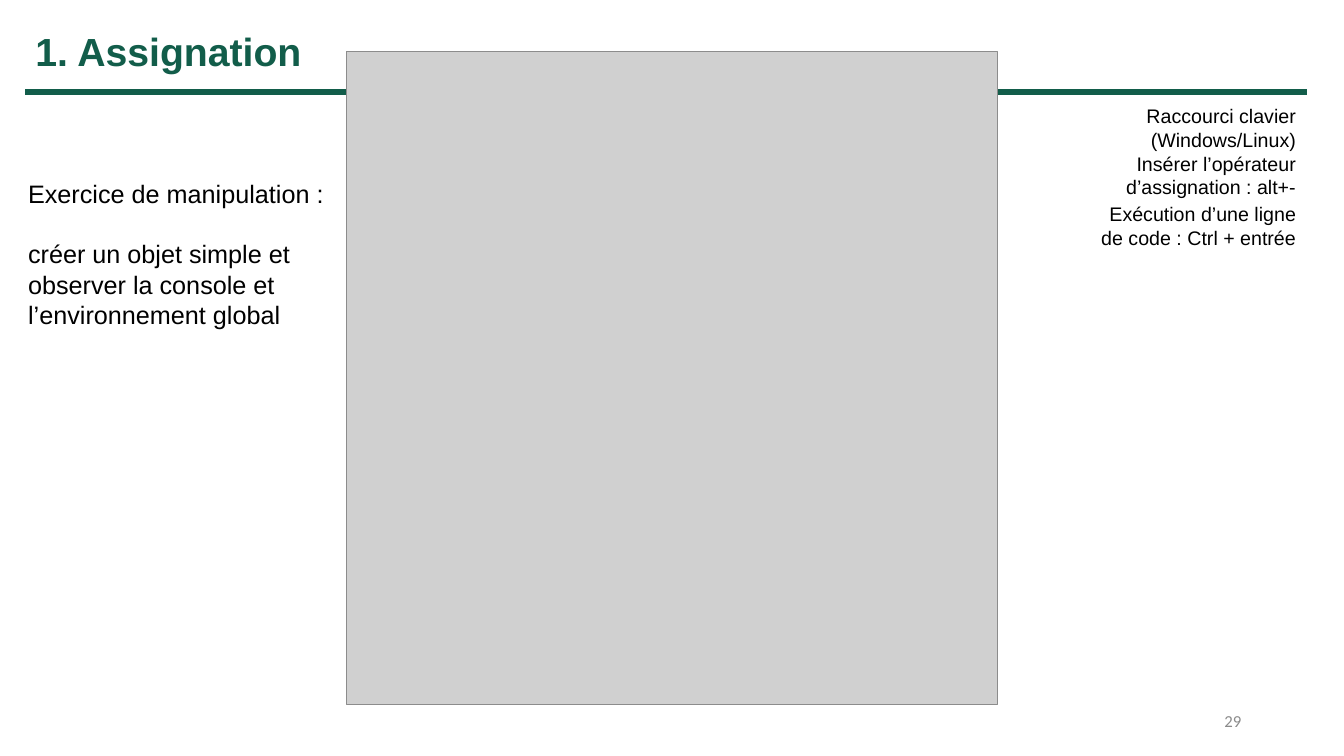
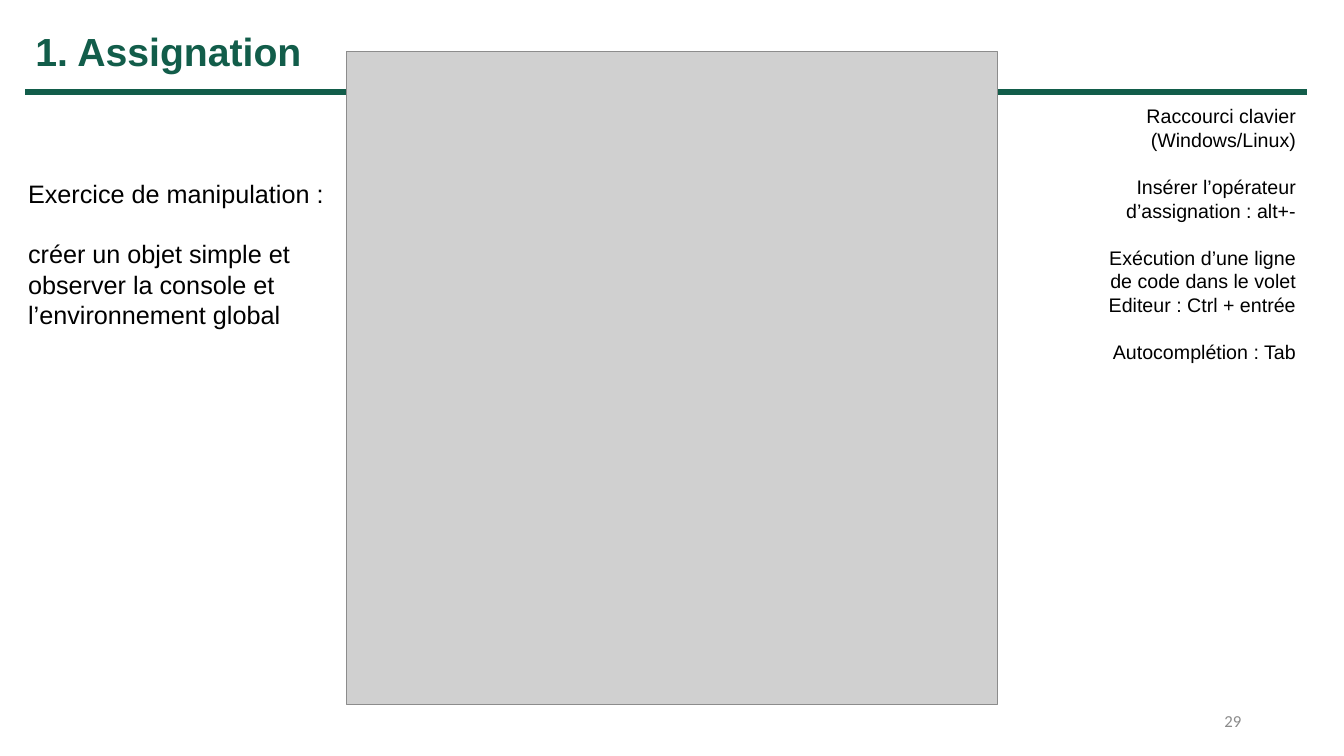
Before and after one commit to Groupe-ElementR/website, a slide deck: slide 29 of _site/posts/support/introR_seance1_diapo.pptx. Drawn at 1344x756 pixels with LibreOffice and Linux fonts; fonts in the diff are those of the drawing; grey boxes stand for pictures. Boxes give left, top, right and bottom in pixels: in the first picture for what was removed or moved away, otherwise in the second. Text is boxed around its words. In the diff, an @@ line names an element or a change of style, - is before the commit and + after.

```diff
--- a/_site/posts/support/introR_seance1_diapo.pptx
+++ b/_site/posts/support/introR_seance1_diapo.pptx
@@ text "Raccourci clavier (Windows/Linux)" moved from (x1=1126, y1=108, x2=1296, y2=198) to (x1=1109, y1=108, x2=1296, y2=363) @@
@@ text removed at (x1=1101, y1=206, x2=1296, y2=246) @@
-Exécution d’une ligne de code : Ctrl + entrée
@@ text at (x1=1109, y1=250, x2=1296, y2=363): paragraphs added @@
+Exécution d’une ligne de code dans le volet Editeur : Ctrl + entrée
+Autocomplétion : Tab
```
Also in this commit, not shown: 5 other slides changed, 25 other files.
